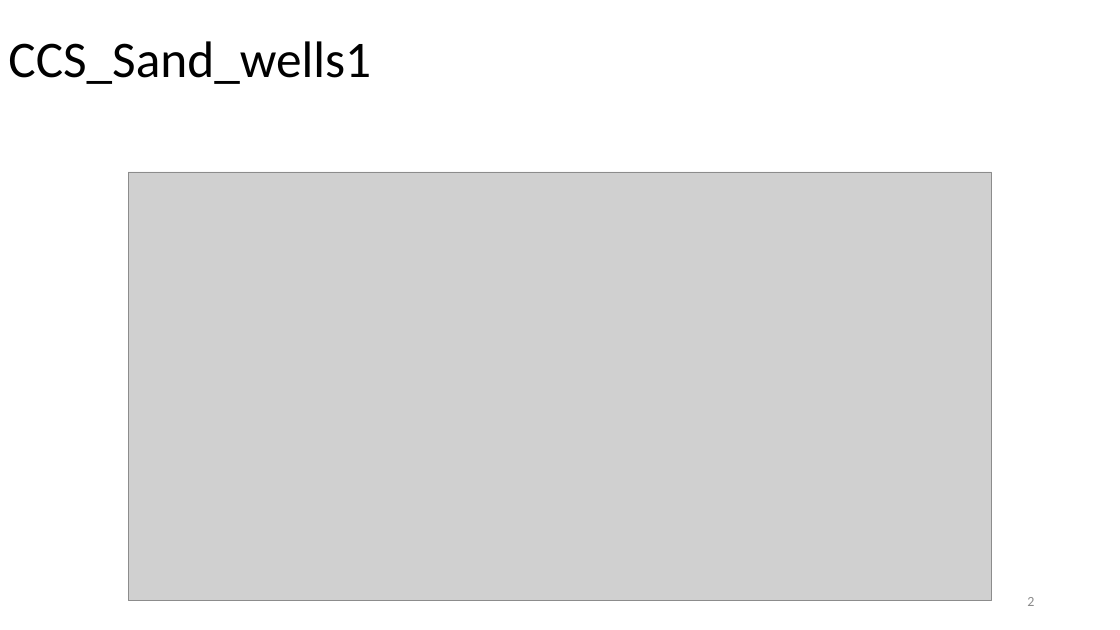
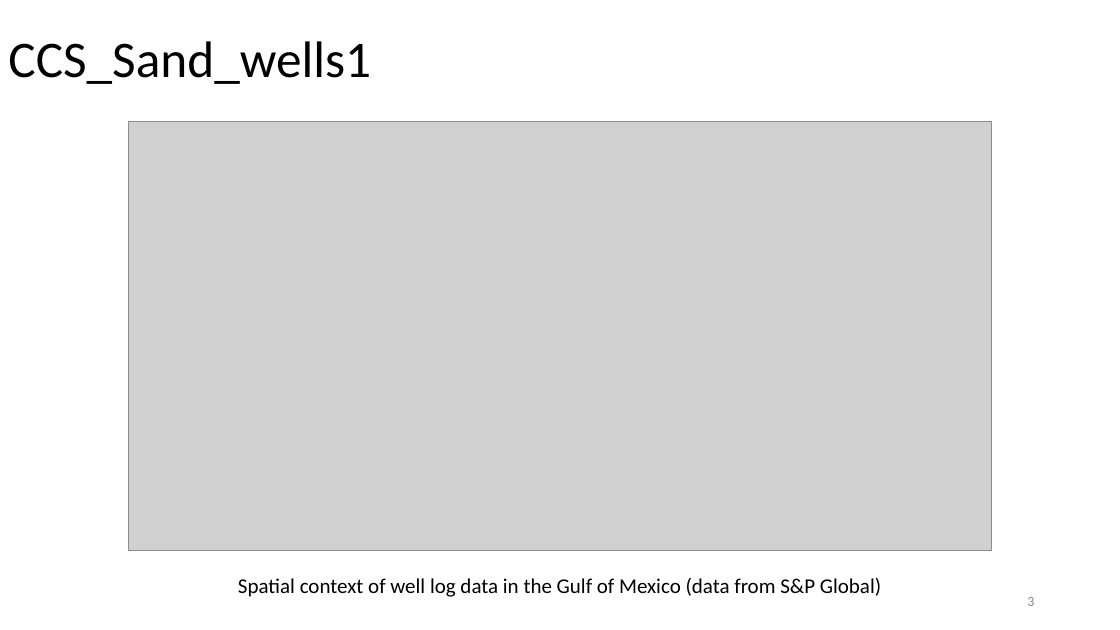
Before and after one commit to misaelmmorales/AutoPetrophysics-GOM-CCS, a slide deck: slide 3 of Updates/2023_12_08_SP500_MisaelMorales.pptx (slide 2 before the commit). Drawn at 1120x630 pixels with LibreOffice and Linux fonts; fonts in the diff are those of the drawing; grey boxes stand for pictures. Boxes give left, top, right and bottom in pixels: in the first picture for what was removed or moved away, otherwise in the second. Text is boxed around its words. In the diff, an @@ line names an element or a change of style, - is before the commit and + after.

```diff
--- a/Updates/2023_12_08_SP500_MisaelMorales.pptx
+++ b/Updates/2023_12_08_SP500_MisaelMorales.pptx
@@ picture: place and size @@
-picture at (129,172,992,601)
+picture at (129,122,992,550)
@@ text added at (238,578,881,597), 18 pt, text #000000 @@
+Spatial context of well log data in the Gulf of Mexico (data from S&P Global)
```
Also in this commit, not shown: 4 other slides changed, 7 slides added, 5 slides removed.
